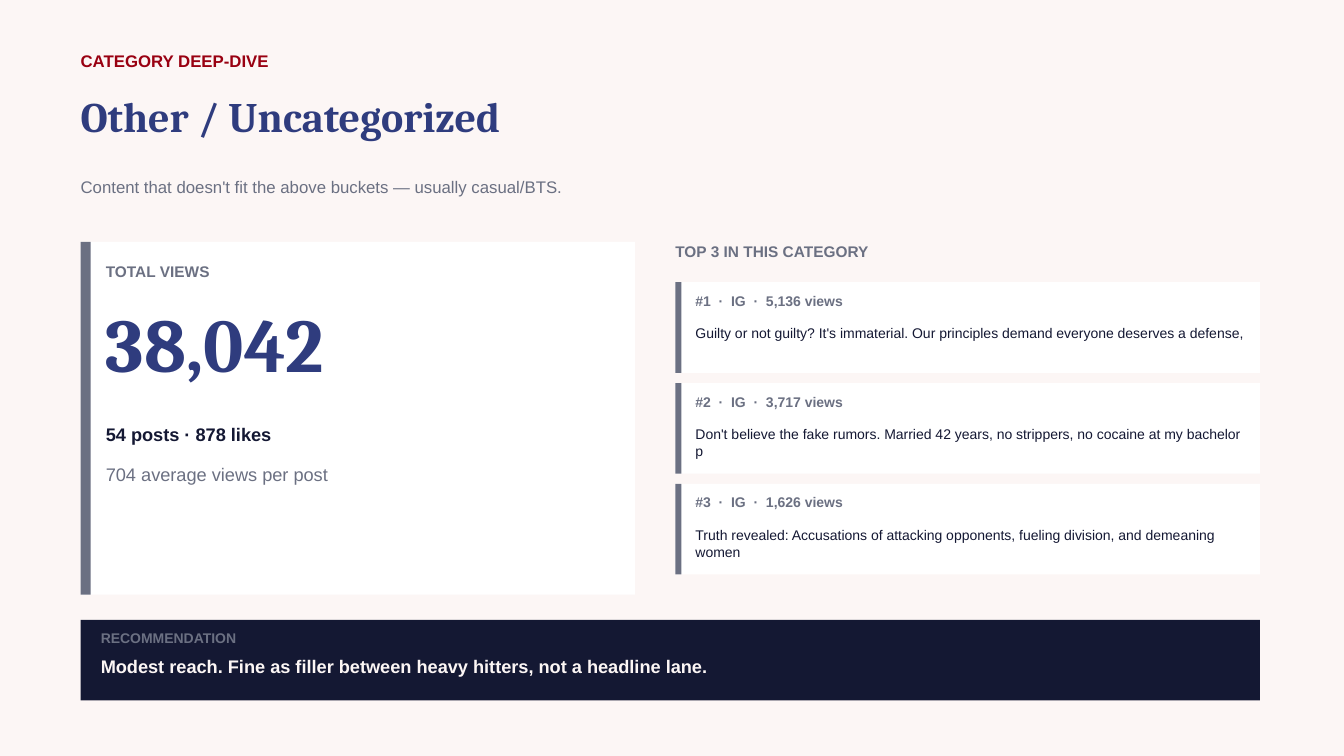
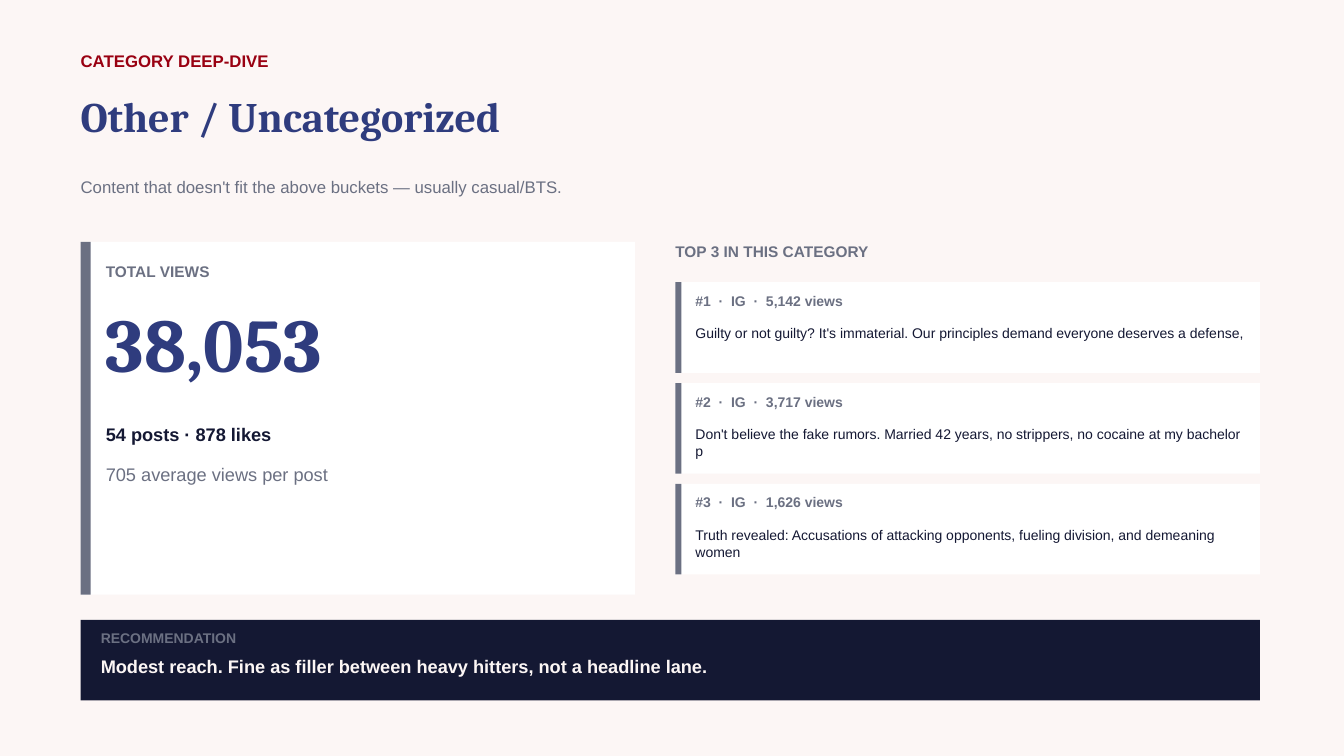
Before and after one commit to zvmmer/talking-downey-kpis, a slide deck: slide 6 of SPONSOR_CONTENT_REPORT.pptx. Drawn at 1344x756 pixels with LibreOffice and Linux fonts; fonts in the diff are those of the drawing. Boxes give left, top, right and bottom in pixels: in the first picture for what was removed or moved away, otherwise in the second. Text is boxed around its words. In the diff, an @@ line names an element or a change of style, - is before the commit and + after.

```diff
--- a/SPONSOR_CONTENT_REPORT.pptx
+++ b/SPONSOR_CONTENT_REPORT.pptx
@@ text at bbox=[695, 296, 843, 308]: text changed @@
-#1 · IG · 5,136 views
+#1 · IG · 5,142 views
@@ text at bbox=[106, 320, 322, 383]: text changed @@
-38,042
+38,053
@@ text at bbox=[106, 468, 328, 485]: text changed @@
-704 average views per post
+705 average views per post
```
Also in this commit, not shown: 8 other slides changed, 6 other files.
